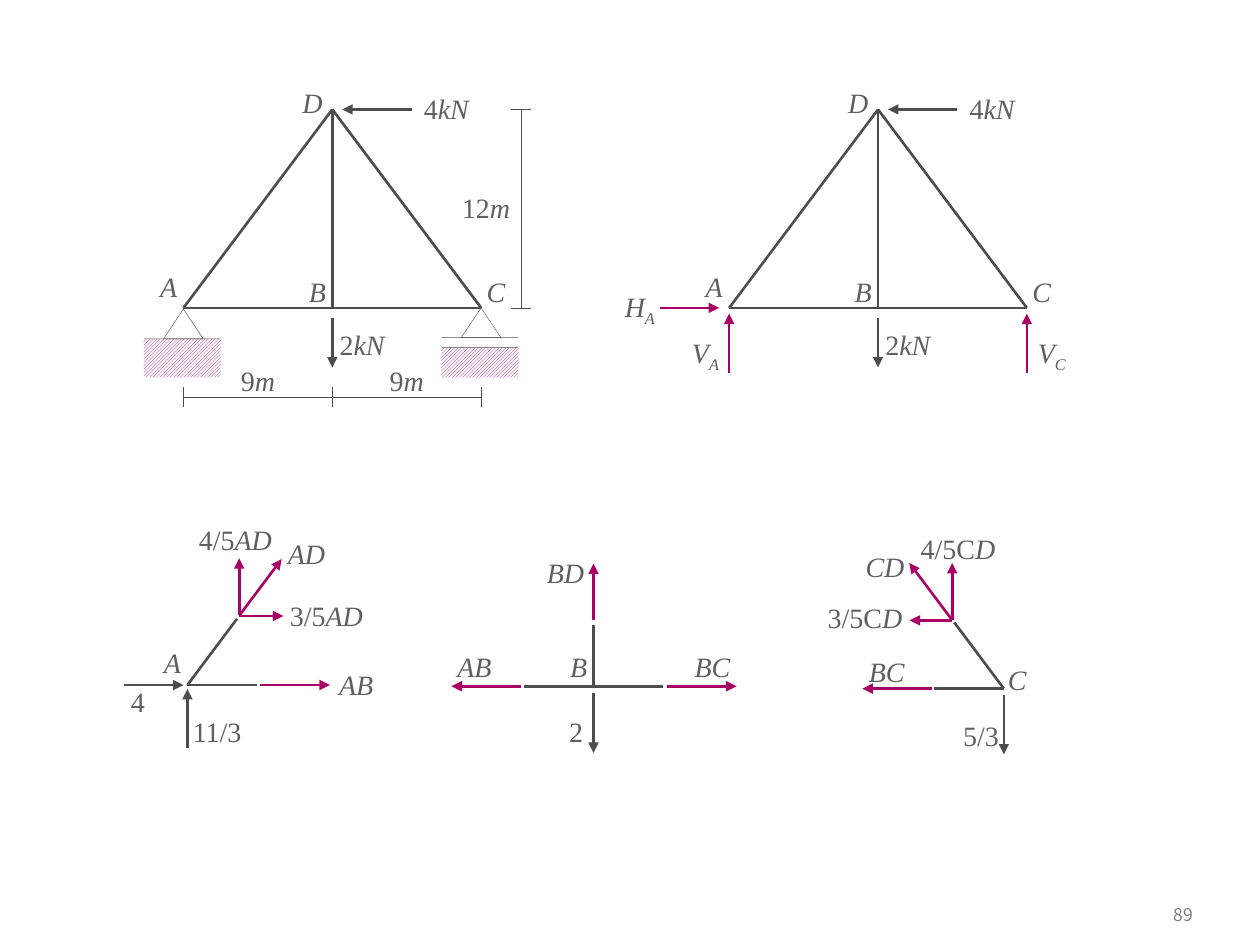
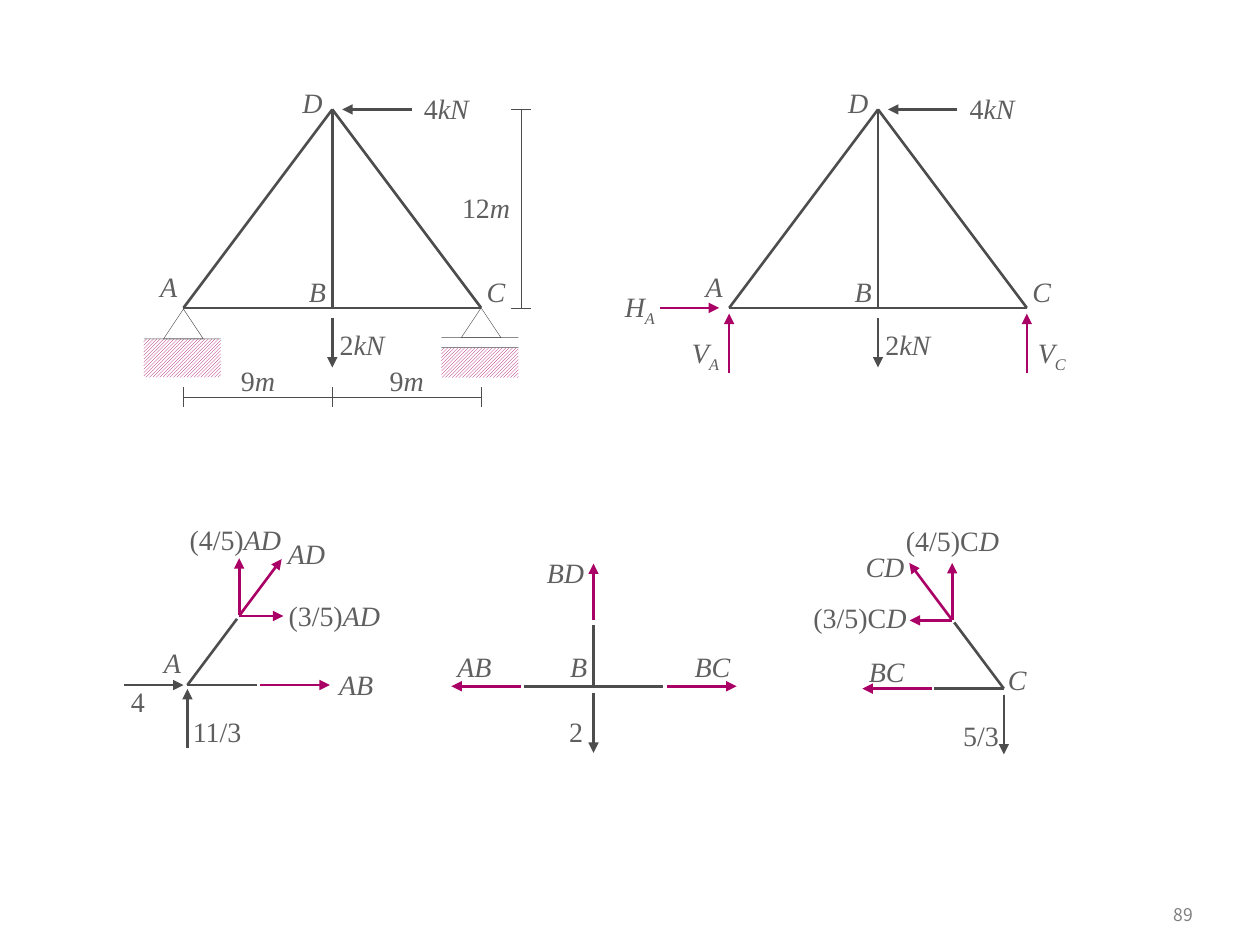
Before and after one commit to ironbell87/structural_mechanics_II, a slide deck: slide 89 of figures.pptx. Drawn at 1260x945 pixels with LibreOffice and Linux fonts; fonts in the diff are those of the drawing. Boxes give left, top, right and bottom in pixels: in the first picture for what was removed or moved away, otherwise in the second. Text is boxed around its words. In the diff, an @@ line names an element or a change of style, - is before the commit and + after.

```diff
--- a/figures.pptx
+++ b/figures.pptx
@@ text at <box>190,531,281,555</box>: text changed @@
-4/5AD
+(4/5)AD
@@ text at <box>906,532,999,556</box>: text changed @@
-4/5CD
+(4/5)CD
@@ text at <box>289,607,380,631</box>: text changed @@
-3/5AD
+(3/5)AD
@@ text at <box>813,609,906,634</box>: text changed @@
-3/5CD
+(3/5)CD
```
Also in this commit, not shown: 3 other files.
